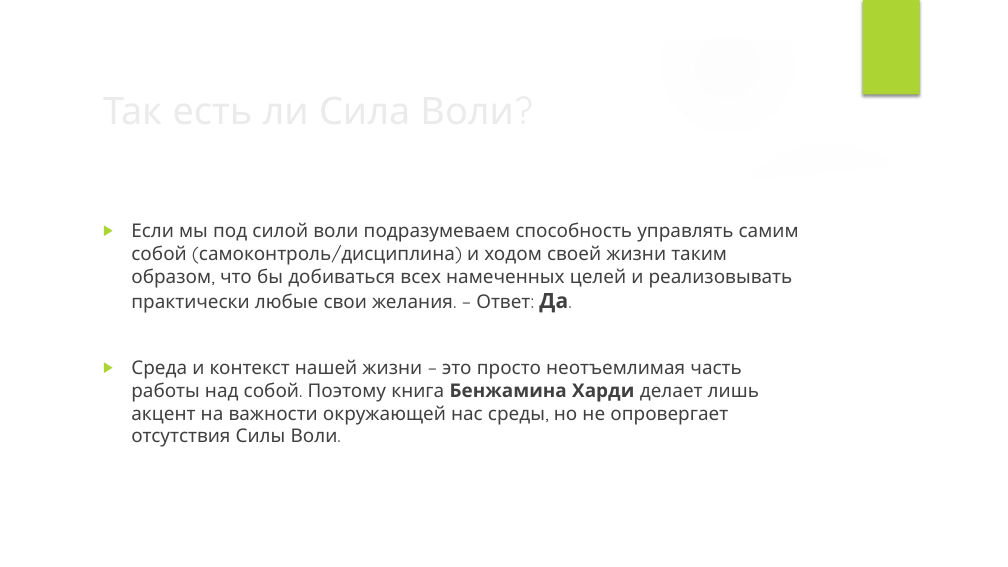
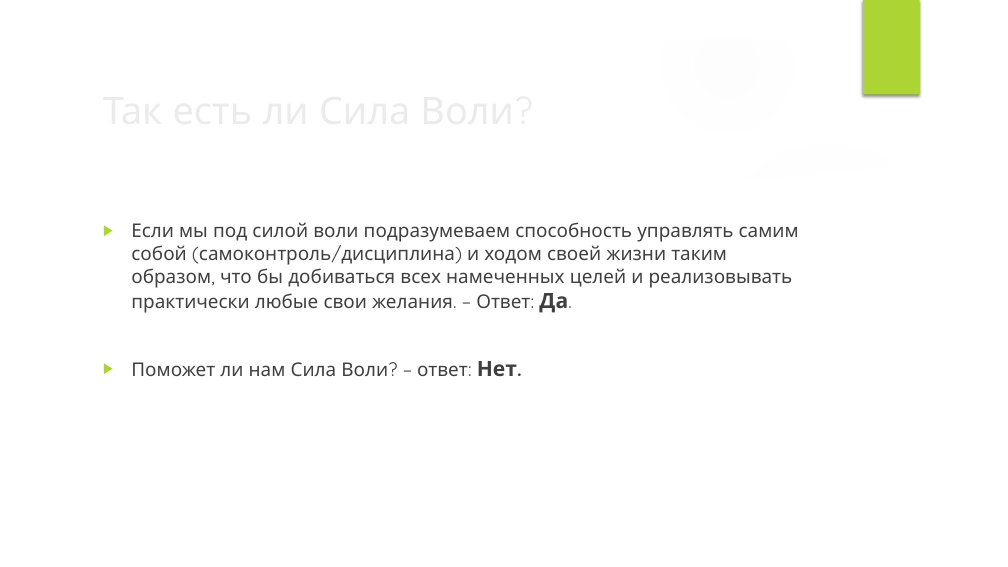
Before and after one commit to VladimirMakarevich/presentations, a slide deck: slide 45 of softskills/willpower/willpower.pptx (slide 44 before the commit). Drawn at 1008x567 pixels with LibreOffice and Linux fonts; fonts in the diff are those of the drawing; background and template pictures are left out. Boxes give left, top, right and bottom in pixels: in the first picture for what was removed or moved away, otherwise in the second. Text is boxed around its words. In the diff, an @@ line names an element or a change of style, - is before the commit and + after.

```diff
--- a/softskills/willpower/willpower.pptx
+++ b/softskills/willpower/willpower.pptx
@@ text at [131, 361, 517, 376]: text changed @@
-▶ Среда и контекст нашей жизни – это просто неотъемлимая часть работы над собой. Поэтому книга Бенжамина Харди делает лишь акцент на важности окружающей нас среды, но не опровергает отсутствия Силы Воли.
+▶ Поможет ли нам Сила Воли? – ответ: Нет.
```
Also in this commit, not shown: 4 other slides changed, 2 slides added, 15 slides removed.
